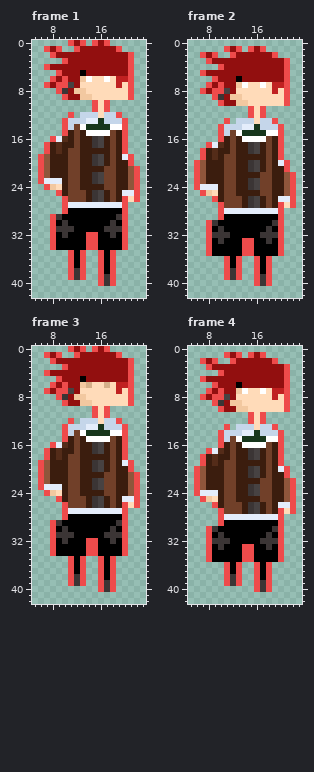
Pixel-art file: assets/art/SpriteCharacters/Leather Jacket guy.aseprite. Above is the file before it was changed.
32x48 pixels, 4 frames. Pixels under 10% opacity are left out. Shown: frame 1: x 5..23, y 0..42; frame 2: x 5..23, y 0..42; frame 3: x 5..23, y 0..42; frame 4: x 5..23, y 0..42.
Once edited:
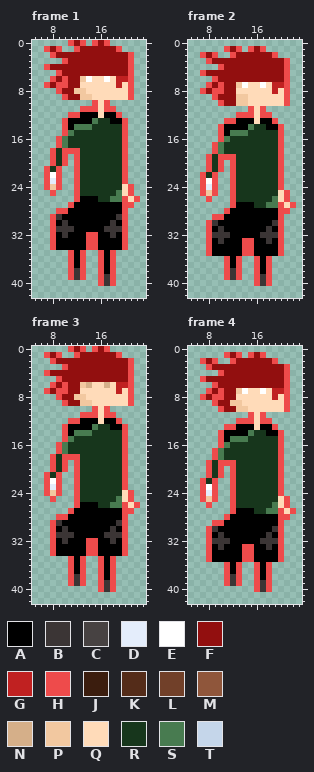
Palette (. is transparent): A #000000  B #3b3535  C #474242  D #e4edfb  E #ffffff  F #920f0f  G #c02121  H #ee4b4b  J #3b1d0e  K #542c19  L #714029  M #8f563b  N #d5af89  P #f2c8a0  Q #ffdbb9  R #17361c  S #487b50  T #c5d6ea
The exact change:
Changed rows in their new state; - is an unchanged pixel.
Frame 1:
first column x 6:
 5 -------F---------
 7 -----F-----------
 8 ----F------------
11 -------HH---H----
12 ------HAAA-AA----
13 -----AAAAS-RAA---
14 -----ASSS---RR---
15 -----SRRRRRRRR---
16 --.HSRRRRRRRRR---
17 -..HSRRRRRRRRR---
18 -.HRHHHRRRRRRR---
19 ..HRH.HRRRRRRRH.-
20 ..HRH.HRRRRRRRH.-
21 .HRH..HRRRRRRRH..
22 .HEH..HRRRRRRRH..
23 .H-H..HRRRRRRRH..
24 ---H..HRRRRRRRQH.
25 --H...HRRRRRRSQH.
26 ----..HAAARRSS---
27 ----.HAAAAAAAA-H-
28 ---H-------------
Frame 2:
first column x 6:
 6 -------F---------
 8 -----F-----------
 9 ----F-F-P--------
12 -------HH---H----
13 ------HAAA-AA----
14 -----AAAAS-RAA---
15 -----ASSS---RR---
16 -----SRRRRRRRR---
17 --.HSRRRRRRRRR---
18 -..HSRRRRRRRRR---
19 -.HRHHHRRRRRRR---
20 ..HRH.HRRRRRRRH.-
21 ..HRH.HRRRRRRRH.-
22 .HRH..HRRRRRRRH..
23 .HEH..HRRRRRRRH..
24 .H-H..HRRRRRRRH..
25 ---H..HRRRRRRRQH.
26 --H...HRRRRRRSQH.
27 ----..HAAARRSS---
28 ----.HAAAAAAAA-H-
29 ---H-------------
Frame 3: the same change as frame 1
Frame 4:
first column x 6:
 6 -------F---------
 8 -----F-----------
 9 ----F------------
12 -------HH---H----
13 ------HAAA-AA----
14 -----AAAAS-RAA---
15 -----ASSS---RR---
16 -----SRRRRRRRR---
17 --.HSRRRRRRRRR---
18 -..HSRRRRRRRRR---
19 -.HRHHHRRRRRRR---
20 ..HRH.HRRRRRRRH.-
21 ..HRH.HRRRRRRRH.-
22 .HRH..HRRRRRRRH..
23 .HEH..HRRRRRRRH..
24 .H-H..HRRRRRRRH..
25 ---H..HRRRRRRRQH.
26 --H...HRRRRRRSQH.
27 ----..HAAARRSS---
28 ----.HAAAAAAAA-H-
29 ---H-------------
